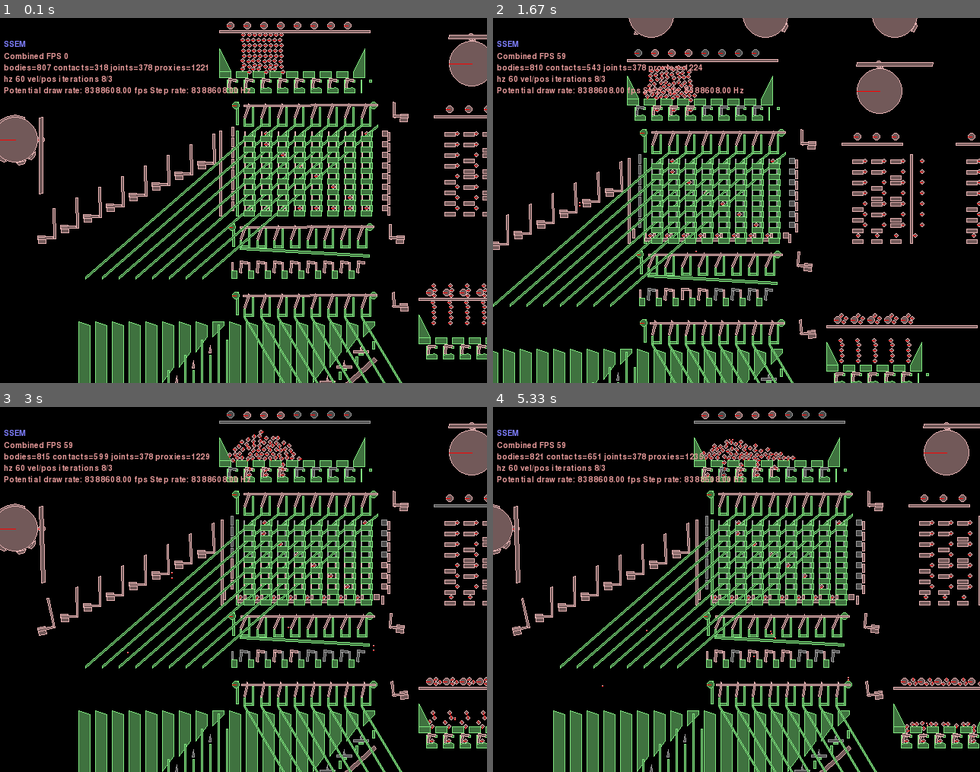
Above: before the commit, frames 1-4 (two rows, left to right).
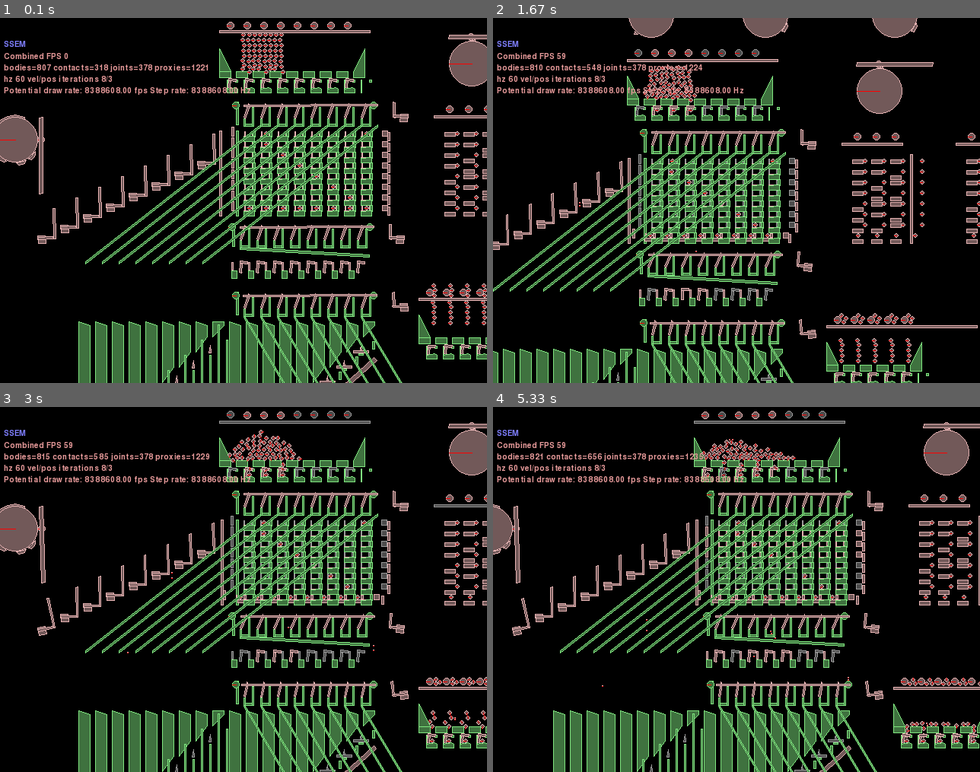
Above: after the commit, the same moments.

Repository: jmacarthur/box2d-ssem
Game: pygame game, started from main.py
Two runs of this game, one before a commit and one after it. Both use one fixed random seed, a clock stepped at 60 frames per second and the inputs below.
Inputs (mouse positions are in pixels of both pictures, inside the frame that each line leads up to):
- Up to frame 1 (0.1 s): no input
- Up to frame 2 (1.67 s): hold Right 0.33-0.8 s; move the mouse to (717, 215) at 0.37 s; hold Up 0.83-1.13 s; move the mouse to (736, 222) at 0.87 s; tap Space at 0.9, 1.23, 1.53 s; hold Right 1.17-1.63 s; move the mouse to (619, 204) at 1.2 s
- Up to frame 3 (3 s): hold Left 1.67-2.2 s; move the mouse to (292, 669) at 1.7 s; tap Space at 1.73, 2.03, 2.3, 2.63, 2.93 s; hold Down 2.23-2.53 s; move the mouse to (92, 673) at 2.27 s; hold Left 2.57-2.97 s; move the mouse to (423, 717) at 2.6 s
- Up to frame 4 (5.33 s): hold Up 3-3.37 s; move the mouse to (794, 622) at 3.03 s; tap Space at 3.07, 3.47, 3.77, 4.47, 4.87, 5.17 s; hold Right 3.4-4.03 s; move the mouse to (746, 465) at 3.43 s; click (561, 578) at 4.12 s; hold Down 4.4-4.77 s; move the mouse to (712, 684) at 4.43 s; hold Left 4.8-5.27 s; move the mouse to (736, 633) at 4.83 s; hold Right from 5.3 s (still down)

The runs differ from the first frame. In frame 1, 3.6% of the frame differs, in the area x 17-78%, y 29-72%; in frame 2, 3.7%; in frame 3, 3.9%, in the area x 17-80%, y 12-72%; in frame 4, 3.9%.

Commit message:
Correct timing of subtractor reader-discard

Diff:
--- a/main.py
+++ b/main.py
@@ -368,6 +368,15 @@
         return (selector_holdoff_bar, follower_holdoff_bar)
 
     def memory_module(self, xpos, ypos, groundBody):
+        memory_fixed_shapes = []
+        for row in range(0,8):
+            for col in range(0,8):
+                memory_fixed_filter = filter(groupIndex=0, categoryBits=0x0001, maskBits=0xFFFF)
+                large_block = [(0,0), (14,0), (14,7), (0,6)]
+                self.add_static_polygon(large_block, 22*col, 14*row, filter=memory_fixed_filter)
+                self.add_static_polygon(box_polygon(3,8), 22*col+14-3+1, 14*row+6, filter=memory_fixed_filter)
+                pass
+
         row_injector_fixtures = []
 
         for col in range(0,8):
@@ -705,13 +714,7 @@
         self.transfer_bands = []
         self.ball_bearings = []
         self.sequence = 0 # Like step count but only increments when cams are on
-        memory_fixed_shapes = []
-        for row in range(0,8):
-            for col in range(0,8):
-                memory_fixed_filter = filter(groupIndex=0, categoryBits=0x0001, maskBits=0xFFFF)
-                self.add_static_polygon(box_polygon(14,7), 22*col, 14*row, filter=memory_fixed_filter)
-                self.add_static_polygon(box_polygon(3,8), 22*col+14-3+1, 14*row+6, filter=memory_fixed_filter)
-                pass
+
         groundBox = makeBox(-20,-500,1,1)
         groundBody = self.world.CreateStaticBody(shapes=groundBox)
         # Initial charge for main injector
@@ -721,7 +724,7 @@
         self.injector_cranks = []
         main_injector_raiser = self.injector(-32,150, groundBody, injector_crank_array=self.injector_cranks)
 
-        accumulator_diverter_lever = self.diverter_set(0,130, groundBody, slope_x=-230, slope_y=200) # Diverter 1. Splits to subtractor reader.
+        accumulator_diverter_lever = self.diverter_set(0,130, groundBody, slope_x=-230, slope_y=180) # Diverter 1. Splits to subtractor reader.
 
         (memory_selector_holdoff, memory_follower_holdoff) = self.memory_module(0,0, groundBody)
         self.upper_regenerators = []
@@ -830,14 +833,13 @@
         self.distance_joint(follower_body, main_injector_raiser)
 
         # Cam 13: Discard everything after main injector fires for all cases.
-        follower_body = self.add_cam(900, 200, groundBody, 80, bumps=[(0.7,0.2)], horizontal=True, reverse_direction=True, axis_offset=3)
+        follower_body = self.add_cam(900, 200, groundBody, 80, bumps=[(0.6,0.2)], horizontal=True, reverse_direction=True, axis_offset=3)
         self.distance_joint(follower_body, discard_lever_2)
 
         # Cam 14: Divert to subtractor reader on STO.
         follower_body = self.add_cam(1000, 0, groundBody, 100, bumps=[(0.5,0.2)], horizontal=True, reverse_direction=True, axis_offset=0)
         self.distance_joint(follower_body, self.instruction_inputs[STO])
         self.distance_joint(accumulator_diverter_lever, self.instruction_outputs[STO])
-
 
 
         # Notable timing points:
